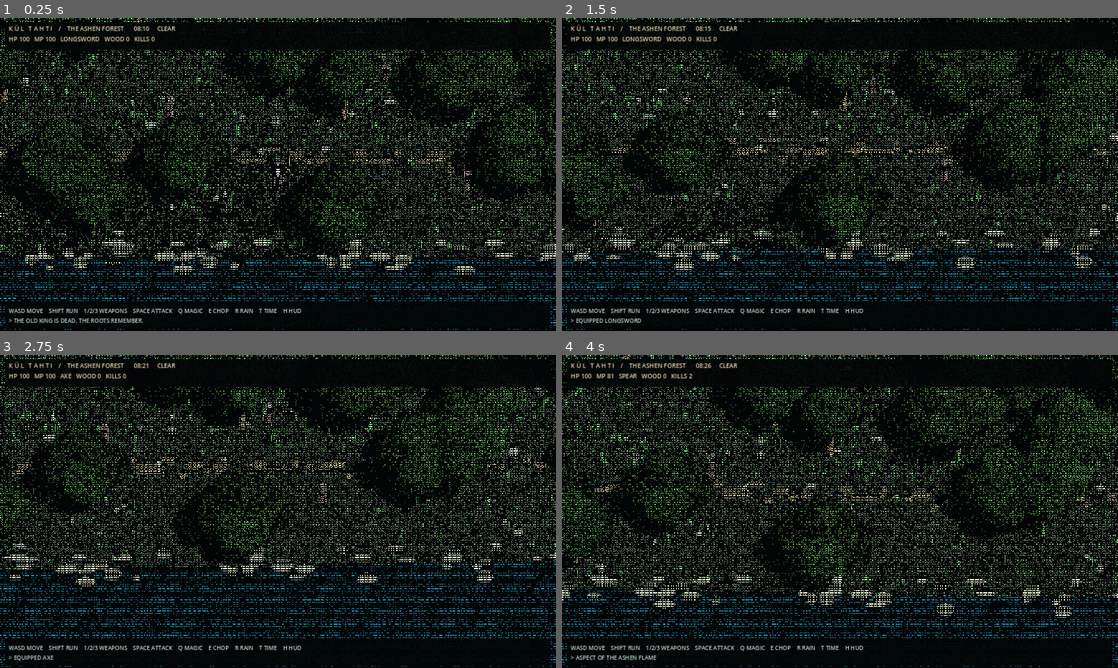
Above: before the commit, frames 1-4 (two rows, left to right).
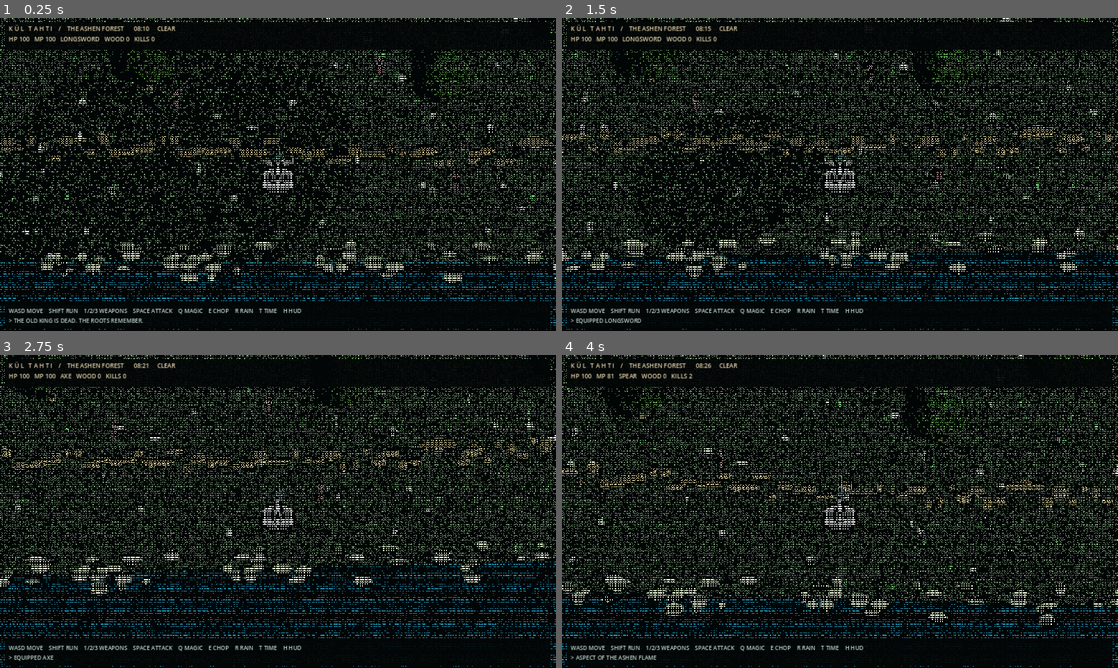
Above: after the commit, the same moments.

Repository: furkhans4o4-create/KUL-TAHTI
Game: Godot game, scene res://scenes/main.tscn
The game is run twice, just before and just after one commit, with the same random seed, the same clock (stepped at 60 frames per second) and the same inputs.
Inputs:
- Up to frame 1 (0.25 s): no input
- Up to frame 2 (1.5 s): tap Enter at 0.5 s; hold D 0.53-1.28 s; hold Shift 0.53-1.28 s; tap Space at 0.77 s; hold S from 1.28 s (still down); tap 1 at 1.35 s
- Up to frame 3 (2.75 s): tap Space at 1.52 s; release S at 2.03 s; hold D from 2.03 s (still down); tap 2 at 2.1 s
- Up to frame 4 (4 s): release D at 2.78 s; hold W 2.78-3.53 s; tap 3 at 2.85 s; tap Space at 3.02, 3.77 s; hold A from 3.53 s (still down); tap Q at 3.6 s

The runs differ from the first frame. In frame 1, 8.7% of the frame differs, in the area x 0-100%, y 0-100%; in frame 2, 8.6%; in frame 3, 7.5%; in frame 4, 8.7%.

Commit message:
Rebuild readable pine silhouettes, reserve hero clearing, simplify grass and enlarge player

Diff:
--- a/scripts/forest3d.gd
+++ b/scripts/forest3d.gd
@@ -138,7 +138,7 @@
     mm.transform_format = MultiMesh.TRANSFORM_3D
     mm.use_colors = true
     mm.mesh = blade
-    mm.instance_count = 9000
+    mm.instance_count = 3700
     var noise := FastNoiseLite.new()
     noise.seed = 8173
     noise.frequency = 0.078
@@ -147,10 +147,10 @@
         var z: float = rng.randf_range(-46, 47)
         var meadow: float = noise.get_noise_2d(x,z)
         # Reserve the player's clearing and stony trail.
-        if (absf(x) < 2.5 and absf(z) < 2.6) or absf(z+2.7)<0.9 or z>7.0:
+        if Vector2(x,z).length() < 8.0 or absf(z+2.7)<1.6 or z>7.0:
             x = rng.randf_range(-52,52)
-            z = rng.randf_range(-43,-4)
-        var h: float = rng.randf_range(0.55, 1.28) * (1.0 + maxf(-0.3, meadow))
+            z = rng.randf_range(-43,-14)
+        var h: float = rng.randf_range(0.46, 1.10) * (1.0 + maxf(-0.3, meadow))
         var angle: float = rng.randf_range(0, TAU)
         var orient := Basis().rotated(Vector3.UP, angle).scaled(Vector3(rng.randf_range(0.8, 1.5), h, 1.0))
         mm.set_instance_transform(i, Transform3D(orient, Vector3(x, h*0.39, z)))
@@ -167,7 +167,11 @@
     trunk_mesh.bottom_radius = 0.32
     trunk_mesh.height = 1.0
     trunk_mesh.radial_segments = 7
-    var leaf_mesh := _sphere(0.9)
+    var leaf_mesh := CylinderMesh.new()
+    leaf_mesh.top_radius = 0.06
+    leaf_mesh.bottom_radius = 0.88
+    leaf_mesh.height = 1.0
+    leaf_mesh.radial_segments = 7
     mat_trunk = _material("6d6251")
     mat_foliage = _material("3d6248")
     mat_trunk.vertex_color_use_as_albedo = true
@@ -176,12 +180,12 @@
     trunk_instances.transform_format = MultiMesh.TRANSFORM_3D
     trunk_instances.use_colors = true
     trunk_instances.mesh = trunk_mesh
-    trunk_instances.instance_count = 135
+    trunk_instances.instance_count = 95
     crown_instances = MultiMesh.new()
     crown_instances.transform_format = MultiMesh.TRANSFORM_3D
     crown_instances.use_colors = true
     crown_instances.mesh = leaf_mesh
-    crown_instances.instance_count = 135 * 5
+    crown_instances.instance_count = 95 * 3
 
     var trunk_vis := MultiMeshInstance3D.new()
     trunk_vis.multimesh = trunk_instances
@@ -192,29 +196,27 @@
     leaves_vis.material_override = mat_foliage
     add_child(leaves_vis)
 
-    for i in range(135):
+    for i in range(95):
         var x: float = rng.randf_range(-51, 51)
         var z: float = rng.randf_range(-44, 40)
-        if (absf(x)<4.0 and absf(z)<5.0) or z>6.8 or absf(z+2.7)<1.3:
+        if Vector2(x,z).length()<10.0 or z>6.8 or absf(z+2.7)<2.2:
             x = rng.randf_range(-50, 50)
-            z = rng.randf_range(-41, -8)
-        var height: float = rng.randf_range(3.7, 6.1)
-        var width: float = rng.randf_range(1.6, 2.7)
+            z = rng.randf_range(-41, -15)
+        var height: float = rng.randf_range(4.9, 8.1)
+        var width: float = rng.randf_range(1.35, 2.05)
         var origin := Vector3(x, 0.0, z)
         trees.append({"origin": origin, "hp": 3, "index": i})
         trunk_instances.set_instance_transform(i, Transform3D(Basis().scaled(Vector3(1,height,1)), origin + Vector3(0,height*0.5,0)))
         trunk_instances.set_instance_color(i,Color(0.80,0.75,0.64,1.0))
-        var crown_centers: Array[Vector3] = [
-            Vector3(-0.55,0,0.12),Vector3(0.65,0,0.10),Vector3(0,0,-0.68),
-            Vector3(0,0,0.75),Vector3(0,0.66,0)
-        ]
-        for k in range(5):
-            var offset: Vector3 = crown_centers[k]*width
-            var leafscale := Vector3(width*0.9, width*0.70, width*0.88)
-            var at := origin + Vector3(0,height*0.80,0) + offset
-            crown_instances.set_instance_transform(i*5+k,Transform3D(Basis().scaled(leafscale),at))
-            var shade: float=rng.randf_range(0.72,1.12)
-            crown_instances.set_instance_color(i*5+k,Color(0.29*shade,0.55*shade,0.32*shade,1.0))
+        # Three overlapping tapered tiers create a readable pine silhouette.
+        for k in range(3):
+            var tier_width: float = width * (1.55 - float(k)*0.35)
+            var tier_height: float = height * 0.44
+            var at := origin + Vector3(0,height*(0.65+float(k)*0.19),0)
+            var leafscale := Vector3(tier_width,tier_height,tier_width)
+            crown_instances.set_instance_transform(i*3+k,Transform3D(Basis().scaled(leafscale),at))
+            var shade: float=rng.randf_range(0.75,1.0)
+            crown_instances.set_instance_color(i*3+k,Color(0.28*shade,0.53*shade,0.31*shade,1.0))
 
 func _stones() -> void:
     var mat := _material("485b54")
@@ -248,9 +250,18 @@
     _mesh(BoxMesh.new(),metal,sword,Vector3(0,0.60,0),Vector3(0.09,1.28,0.08))
     _mesh(BoxMesh.new(),_material("9a794b"),sword,Vector3(0,0.03,0),Vector3(0.47,0.10,0.12))
     actor.position = hero_position
+    actor.scale = Vector3.ONE * 1.45
+    # A small pale ring gives the player a distinct focal point in ASCII.
+    var ring_mat := _material("b39c65", 1.0, true)
+    var marker_mesh := CylinderMesh.new()
+    marker_mesh.top_radius = 0.90
+    marker_mesh.bottom_radius = 0.90
+    marker_mesh.height = 0.015
+    marker_mesh.radial_segments = 32
+    _mesh(marker_mesh,ring_mat,actor,Vector3(0,0.025,0),Vector3(1,1,1))
 
 func _enemies() -> void:
-    var cloth := _material("724950")
+    var cloth := _material("533e4a")
     var face := _material("b4a59b")
     for p in [Vector3(-8,0,-7),Vector3(8,0,-10),Vector3(-4,0,-20),Vector3(14,0,1),Vector3(6,0,-26)]:
         var root := Node3D.new()
@@ -265,7 +276,7 @@
     camera = Camera3D.new()
     camera.name = "TopDownIsometric"
     camera.projection = Camera3D.PROJECTION_ORTHOGONAL
-    camera.size = 22.5
+    camera.size = 24.0
     camera.near = 0.1
     camera.far = 170.0
     camera.current = true
@@ -274,7 +285,7 @@
 
 func _sync_camera(delta: float) -> void:
     var target := hero_position + Vector3(0,0.9,0)
-    var at := target + Vector3(0,23,23)
+    var at := target + Vector3(0,24,16)
     camera.position = camera.position.lerp(at,minf(1.0,delta*6.0))
     camera.look_at(target,Vector3.UP)
 
@@ -381,8 +392,8 @@
                 wood+=2
                 var idx: int=int(t["index"])
                 trunk_instances.set_instance_transform(idx,Transform3D(Basis(),Vector3(2000,2000,2000)))
-                for j in range(5):
-                    crown_instances.set_instance_transform(idx*5+j,Transform3D(Basis(),Vector3(2000,2000,2000)))
+                for j in range(3):
+                    crown_instances.set_instance_transform(idx*3+j,Transform3D(Basis(),Vector3(2000,2000,2000)))
                 status="AN OLD TREE FALLS. +2 WOOD"
             else:
                 status="THE TRUNK CRACKS"
